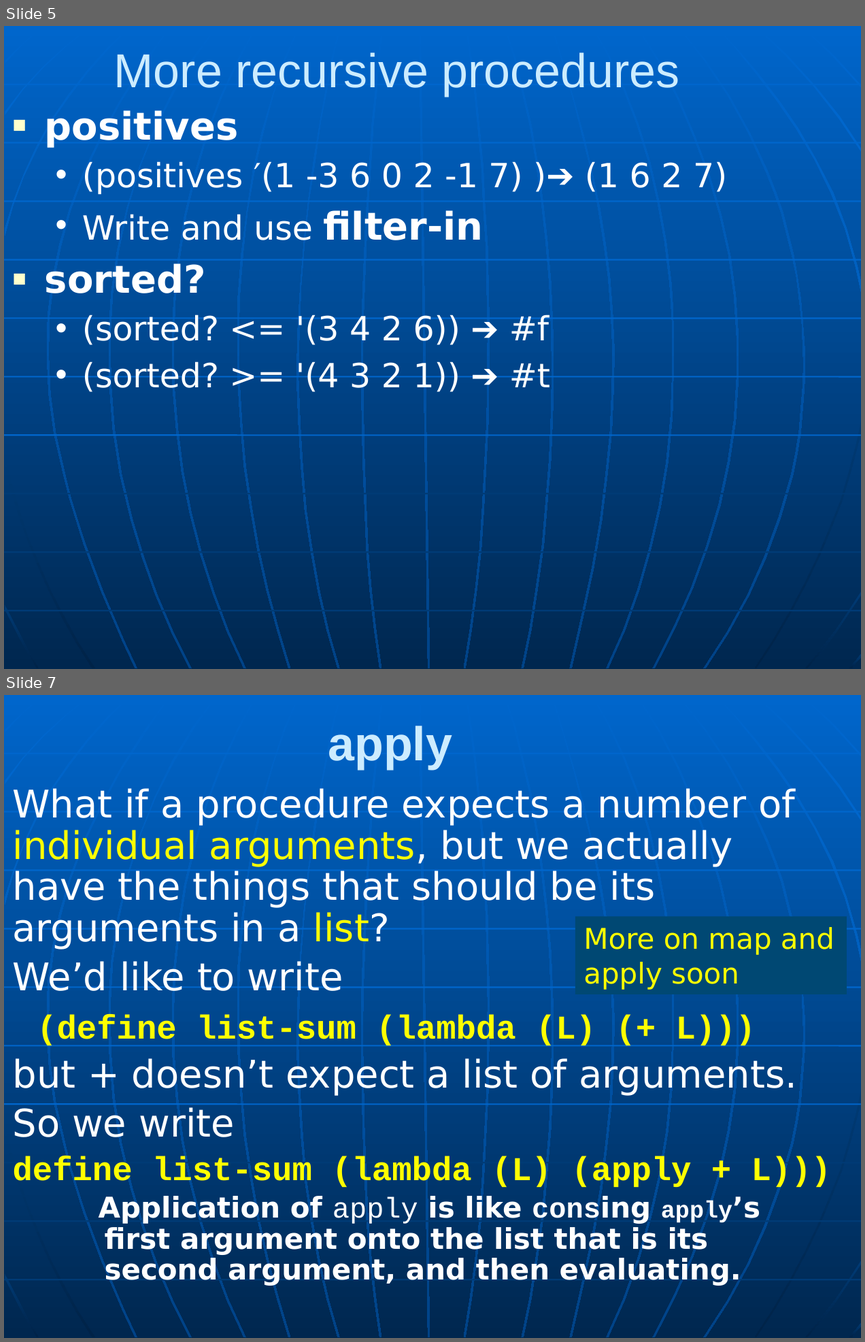
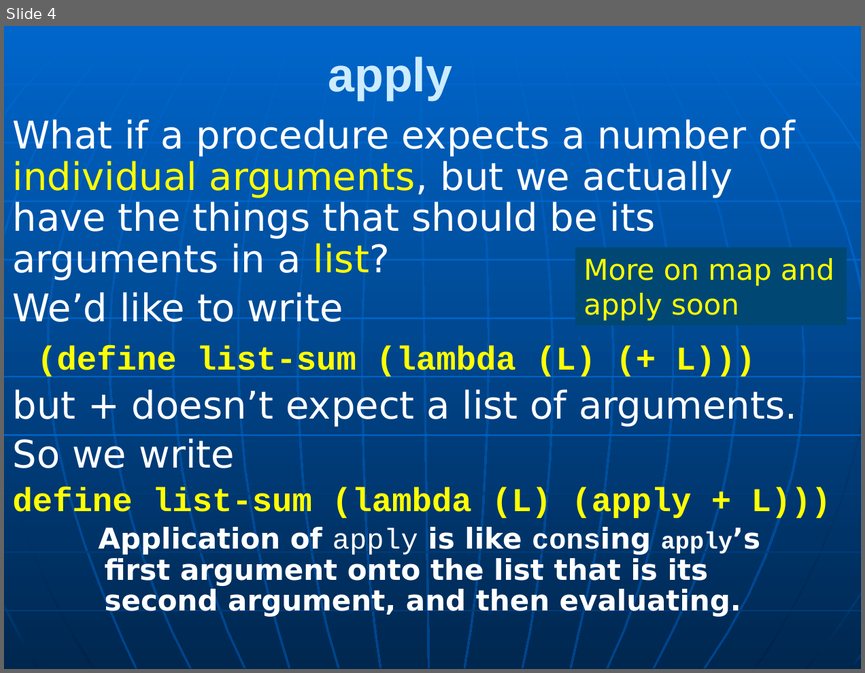
Before and after one commit to RHIT-CSSE/csse304, a slide deck: ClassMaterials/MapApply/RecursionMapApplyLambdaLet.pptx. Shown one above the other, each under a label of ours: slides 5 and 7 before the commit, slide 4 after it; the slides between them are not shown. The pictures are 865x1342 and 865x673 pixels, drawn with LibreOffice and Linux fonts; fonts in the diff are those of the drawing. Boxes give left, top, right and bottom in pixels: in the first picture for what was removed or moved away, otherwise in the second. Text is boxed around its words. In the diff, an @@ line names an element or a change of style, - is before the commit and + after.

```diff
--- a/ClassMaterials/MapApply/RecursionMapApplyLambdaLet.pptx
+++ b/ClassMaterials/MapApply/RecursionMapApplyLambdaLet.pptx
@@ slide 5 removed at (4, 26, 861, 669), background gradient #0066CC to #004488; not listed: 34 template elements that a slide beside it also shows @@
@@ title removed at (114, 53, 680, 97) @@
-More recursive procedures
@@ text removed at (45, 110, 727, 392) @@
-■ positives
-  • (positives ′(1 -3 6 0 2 -1 7) )➔ (1 6 2 7)
-  • Write and use filter-in
-■ sorted?
-  • (sorted? <= '(3 4 2 6)) ➔ #f
-  • (sorted? >= '(4 3 2 1)) ➔ #t
@@ what was slide 7 is now slide 4 @@
```
Also in this commit, not shown: 2 slides changed, 1 slide added, 6 other slides removed, 4 other files.
